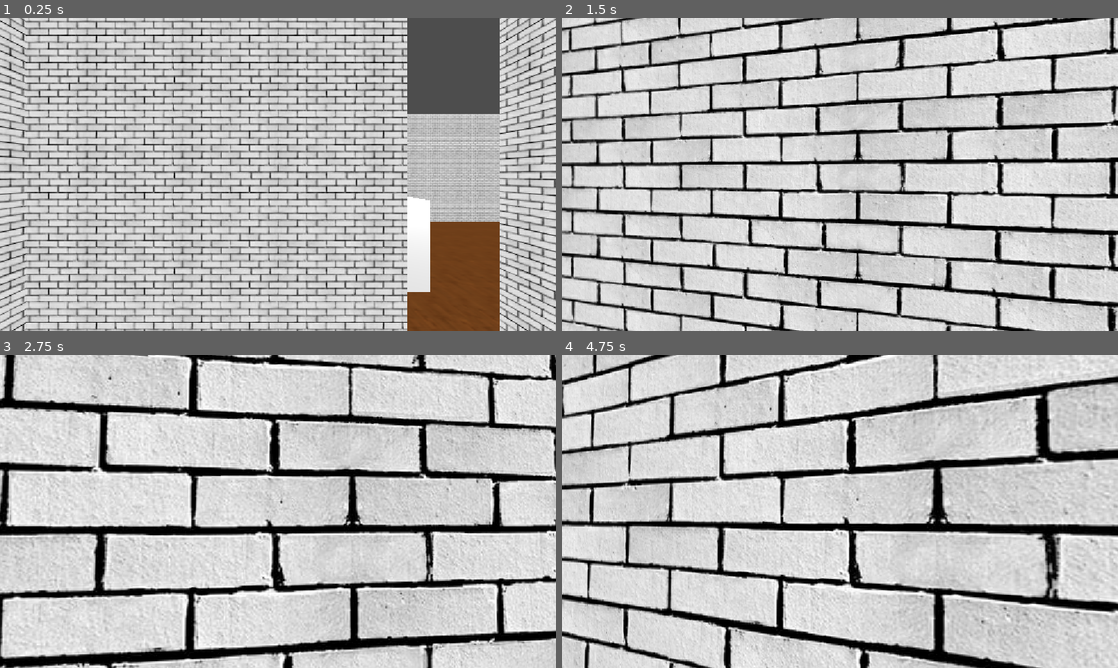
Above: before the commit, frames 1-4 (two rows, left to right).
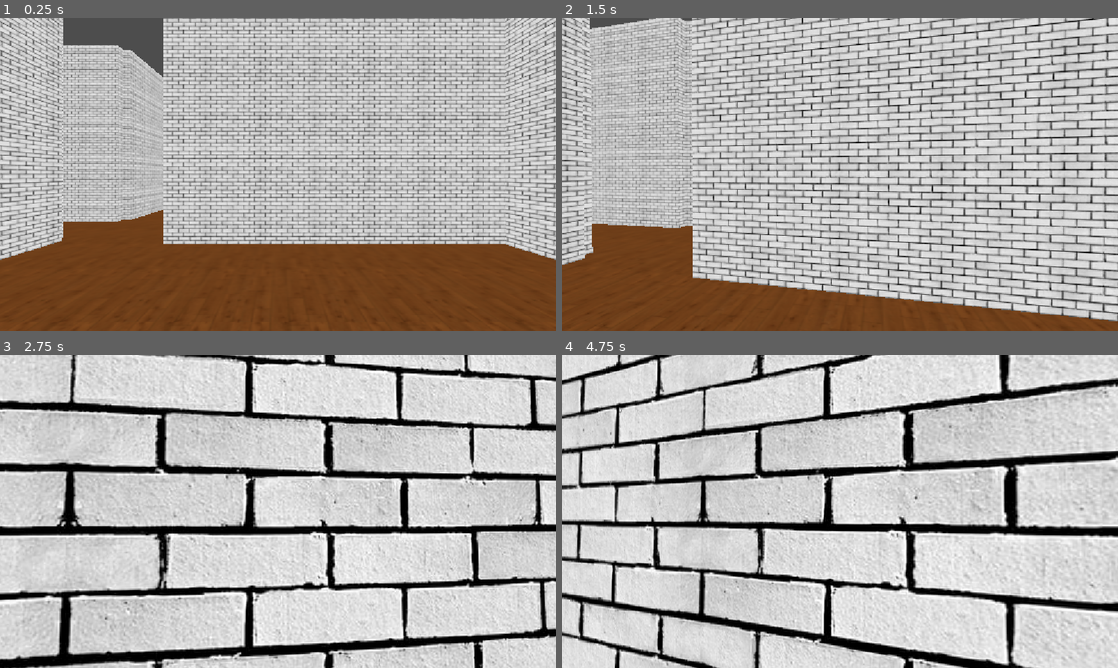
Above: after the commit, the same moments.

Repository: AjwaJahe/prototipe-1
Game: Godot game, scene res://main.tscn
The game is run twice, just before and just after one commit, with the same random seed, the same clock (stepped at 60 frames per second) and the same inputs.
Inputs (mouse positions are in pixels of both pictures, inside the frame that each line leads up to):
- Up to frame 1 (0.25 s): no input
- Up to frame 2 (1.5 s): tap Enter at 0.5 s; move the mouse to (867, 174) at 0.52 s; hold Ctrl 0.53-1.28 s; hold W from 0.53 s (still down); click (867, 174) at 0.67 s; tap Space at 0.77 s; move the mouse to (812, 174) at 1.27 s; tap Shift at 1.35 s
- Up to frame 3 (2.75 s): keep holding W; tap Space at 1.52 s; move the mouse to (289, 505) at 2.02 s; tap Tab at 2.1 s
- Up to frame 4 (4.75 s): keep holding W; tap Space at 2.75, 3.02, 3.77, 4.52 s; move the mouse to (834, 517) at 2.77 s; tap 1 at 2.85 s; click (834, 517) at 2.92 s; move the mouse to (878, 514) at 3.52 s; tap 2 at 3.6 s; move the mouse to (795, 508) at 4.27 s; tap P at 4.35 s

The runs differ from the first frame. In frame 1, 70% of the frame differs, in the area x 0-100%, y 0-100%; in frame 2, 59%; in frame 3, 30%; in frame 4, 27%.

Commit message:
Add Map58 student and teacher spawn points

Diff:
--- /dev/null
+++ b/Map58_SpawnManager.gd
@@ -0,0 +1,71 @@
+extends Node3D
+
+@export var student_spawn_height: float = 1.0
+@export var random_student_spawn: bool = true
+
+@onready var player_body: CharacterBody3D = get_node_or_null(
+	"../Player/CharacterBody3D"
+) as CharacterBody3D
+@onready var student_spawns: Node3D = get_node_or_null(
+	"StudentSpawns"
+) as Node3D
+@onready var teacher_spawn: Marker3D = get_node_or_null(
+	"TeacherSpawn"
+) as Marker3D
+
+
+func _ready() -> void:
+	call_deferred("_place_initial_spawns")
+
+
+func _place_initial_spawns() -> void:
+	_place_student()
+	_print_teacher_spawn()
+
+
+func _place_student() -> void:
+	if player_body == null:
+		push_error("Map58 SpawnManager: Player/CharacterBody3D tidak ditemukan.")
+		return
+
+	if student_spawns == null:
+		push_error("Map58 SpawnManager: StudentSpawns tidak ditemukan.")
+		return
+
+	var candidates: Array[Marker3D] = []
+
+	for child in student_spawns.get_children():
+		if child is Marker3D:
+			candidates.append(child as Marker3D)
+
+	if candidates.is_empty():
+		push_error("Map58 SpawnManager: tidak ada spawn kelas siswa.")
+		return
+
+	var selected: Marker3D
+
+	if random_student_spawn:
+		selected = candidates[randi() % candidates.size()]
+	else:
+		selected = candidates[0]
+
+	player_body.global_position = selected.global_position + Vector3.UP * student_spawn_height
+	player_body.velocity = Vector3.ZERO
+
+	print(
+		"Map58 student spawn | ",
+		selected.name,
+		" | ",
+		player_body.global_position
+	)
+
+
+func _print_teacher_spawn() -> void:
+	if teacher_spawn == null:
+		push_error("Map58 SpawnManager: TeacherSpawn tidak ditemukan.")
+		return
+
+	print(
+		"Map58 teacher spawn | Ruang Guru | ",
+		teacher_spawn.global_position
+	)
--- a/main.tscn
+++ b/main.tscn
@@ -3,6 +3,7 @@
 [ext_resource type="PackedScene" uid="uid://de85urc7xvr18" path="res://player.tscn" id="1_0xm2m"]
 [ext_resource type="PackedScene" uid="uid://bng7o3tab5iml" path="res://lantai.tscn" id="2_h2yge"]
 [ext_resource type="PackedScene" uid="uid://bas2emljo8uk1" path="res://map58/Map58.tscn" id="3_h2yge"]
+[ext_resource type="Script" path="res://Map58_SpawnManager.gd" id="4_spawn"]
 
 [node name="Main" type="Node3D" unique_id=1437950529]
 
@@ -14,3 +15,44 @@
 transform = Transform3D(1, 0, 0, 0, 0.7071067, 0.7071067, 0, -0.7071067, 0.7071067, 0, 45, 0)
 
 [node name="Map58" parent="." unique_id=1373125441 instance=ExtResource("3_h2yge")]
+
+[node name="SpawnManager" type="Node3D" parent="." unique_id=1884000001]
+script = ExtResource("4_spawn")
+
+[node name="StudentSpawns" type="Node3D" parent="SpawnManager" unique_id=1884000002]
+
+[node name="Kelas_10_A" type="Marker3D" parent="SpawnManager/StudentSpawns" unique_id=1884000010]
+position = Vector3(-3.646515, -0.180012, -26.45901)
+
+[node name="Kelas_10_B" type="Marker3D" parent="SpawnManager/StudentSpawns" unique_id=1884000011]
+position = Vector3(13.79099, -0.180012, -26.45901)
+
+[node name="Kelas_10_C" type="Marker3D" parent="SpawnManager/StudentSpawns" unique_id=1884000012]
+position = Vector3(31.22849, -0.180012, -26.45901)
+
+[node name="Kelas_10_D" type="Marker3D" parent="SpawnManager/StudentSpawns" unique_id=1884000013]
+position = Vector3(48.66599, -0.180012, -26.45901)
+
+[node name="Kelas_11_A" type="Marker3D" parent="SpawnManager/StudentSpawns" unique_id=1884000014]
+position = Vector3(-3.646515, -0.180013, -45.841)
+
+[node name="Kelas_11_B" type="Marker3D" parent="SpawnManager/StudentSpawns" unique_id=1884000015]
+position = Vector3(13.79099, -0.180013, -45.841)
+
+[node name="Kelas_11_C" type="Marker3D" parent="SpawnManager/StudentSpawns" unique_id=1884000016]
+position = Vector3(31.22849, -0.180013, -45.841)
+
+[node name="Kelas_11_D" type="Marker3D" parent="SpawnManager/StudentSpawns" unique_id=1884000017]
+position = Vector3(48.66599, -0.180013, -45.841)
+
+[node name="Kelas_12_A" type="Marker3D" parent="SpawnManager/StudentSpawns" unique_id=1884000018]
+position = Vector3(-3.646515, -0.180014, -65.21802)
+
+[node name="Kelas_12_B" type="Marker3D" parent="SpawnManager/StudentSpawns" unique_id=1884000019]
+position = Vector3(13.79099, -0.180014, -65.21802)
+
+[node name="Kelas_12_C" type="Marker3D" parent="SpawnManager/StudentSpawns" unique_id=1884000020]
+position = Vector3(31.22849, -0.180014, -65.21802)
+
+[node name="TeacherSpawn" type="Marker3D" parent="SpawnManager" unique_id=1884000021]
+position = Vector3(-28.43625, -0.180013, -41.5864)
